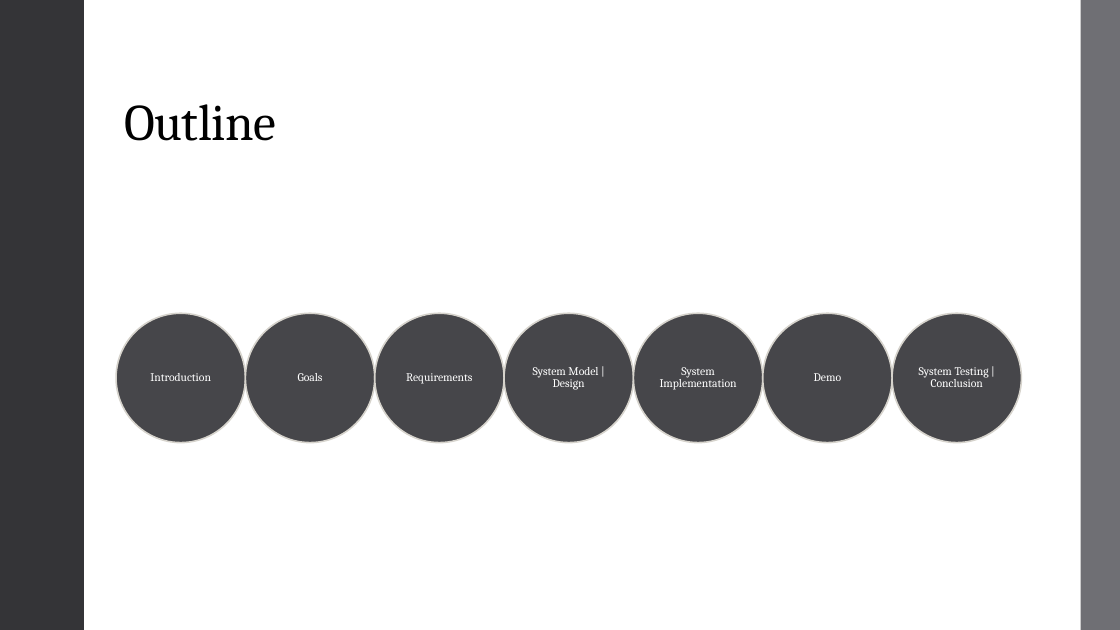
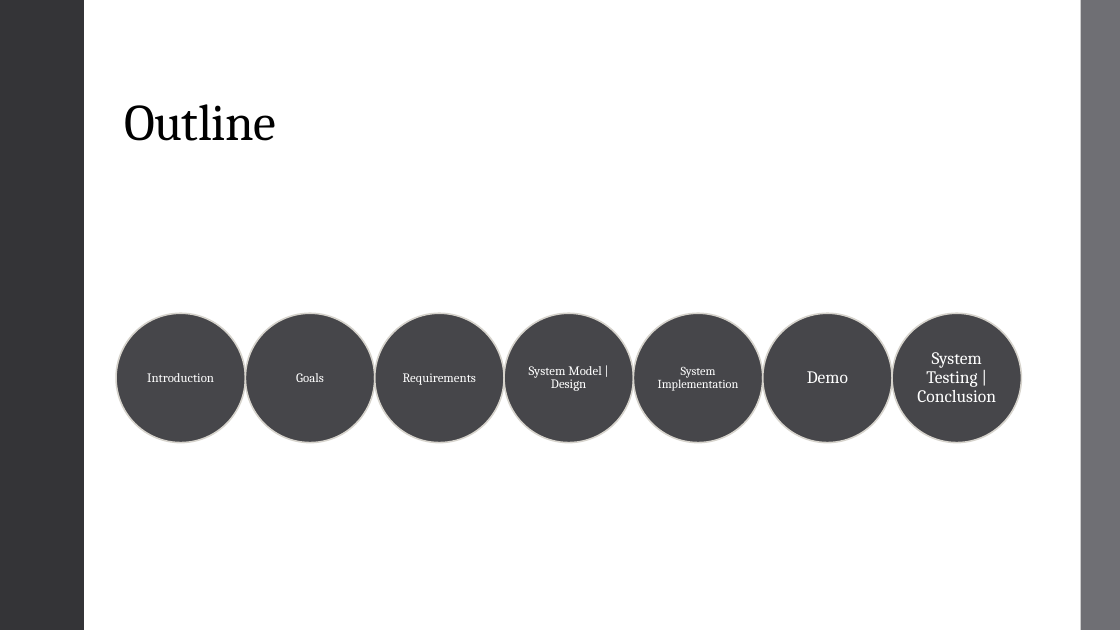
Before and after one commit to dakoval/Sudoku, a slide deck: slide 2 of Project Report/Final Project Report Presentation.pptx. Drawn at 1120x630 pixels with LibreOffice and Linux fonts; fonts in the diff are those of the drawing. Boxes give left, top, right and bottom in pixels: in the first picture for what was removed or moved away, otherwise in the second. Text is boxed around its words. In the diff, an @@ line names an element or a change of style, - is before the commit and + after.

```diff
--- a/Project Report/Final Project Report Presentation.pptx
+++ b/Project Report/Final Project Report Presentation.pptx
@@ size 10 to 11 pt in 4 elements at bbox=[147, 373, 214, 382], bbox=[296, 373, 324, 382], bbox=[403, 373, 476, 385], bbox=[529, 366, 601, 391] @@
@@ text "System Implementation" at bbox=[658, 367, 739, 391]: size 10 to 10.5 pt @@
@@ text "Demo" at bbox=[807, 371, 848, 383]: size 10 to 15 pt; more space between paragraphs @@
@@ text "System Testing | Conclusion" at bbox=[917, 352, 996, 402]: size 10 to 15 pt; more space between paragraphs @@
```
Also in this commit, not shown: 4 other slides changed.
